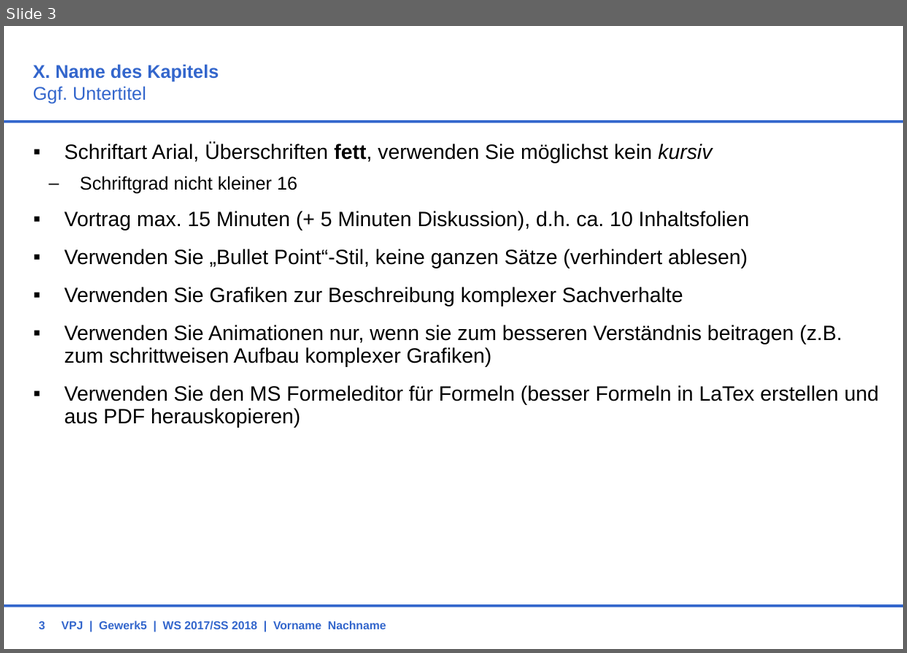
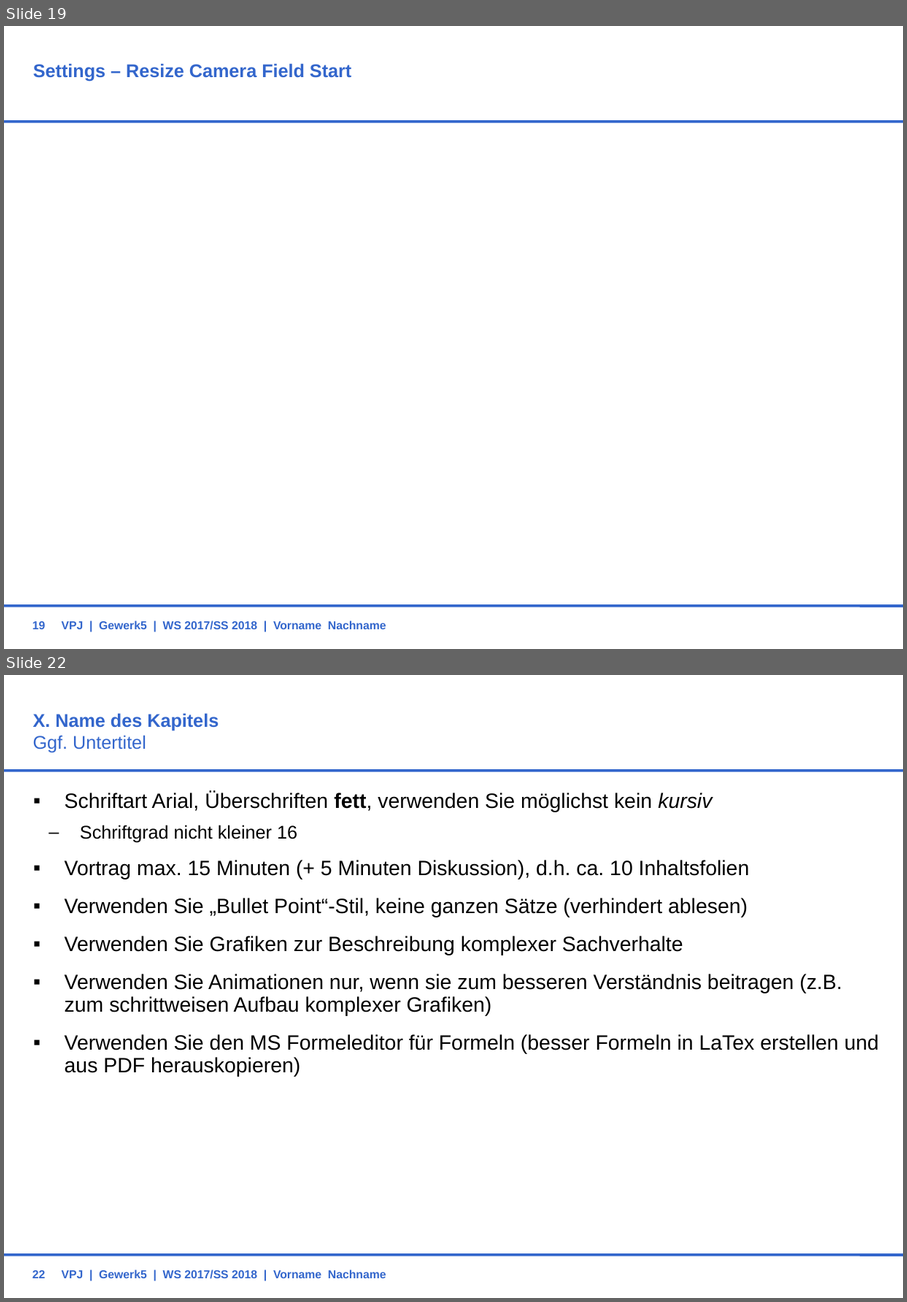
Before and after one commit to BBRUSS/VPJW17G5, a slide deck: 11_Orga/PräsentationAbgabe0305.ppt. Shown one above the other, each under a label of ours: slide 3 before the commit, slides 19 and 22 after it; the slides between them are not shown. The pictures are 907x653 and 907x1302 pixels, drawn with LibreOffice and Linux fonts; fonts in the diff are those of the drawing; background and template pictures are left out. Boxes give left, top, right and bottom in pixels: in the first picture for what was removed or moved away, otherwise in the second. Text is boxed around its words. In the diff, an @@ line names an element or a change of style, - is before the commit and + after.

```diff
--- a/11_Orga/PräsentationAbgabe0305.ppt
+++ b/11_Orga/PräsentationAbgabe0305.ppt
@@ slide 19 added at <box>4,26,903,649</box>, background picture (left out); not listed: 2 template elements that a slide beside it also shows @@
@@ title added at <box>33,63,351,81</box>, 16 pt, text #3366CC, bold @@
+Settings – Resize Camera Field Start
@@ page number added at <box>32,621,46,629</box>, 10 pt, text #3366CC, bold @@
+19
@@ text added at <box>62,620,387,630</box>, 10 pt, text #3366CC, bold @@
+VPJ | Gewerk5 | WS 2017/SS 2018 | Vorname Nachname
@@ what was slide 3 is now slide 22 @@
@@ page number at <box>32,1270,46,1278</box>: text changed @@
-3
+22
```
Also in this commit, not shown: 18 other slides added, 21 other files.
